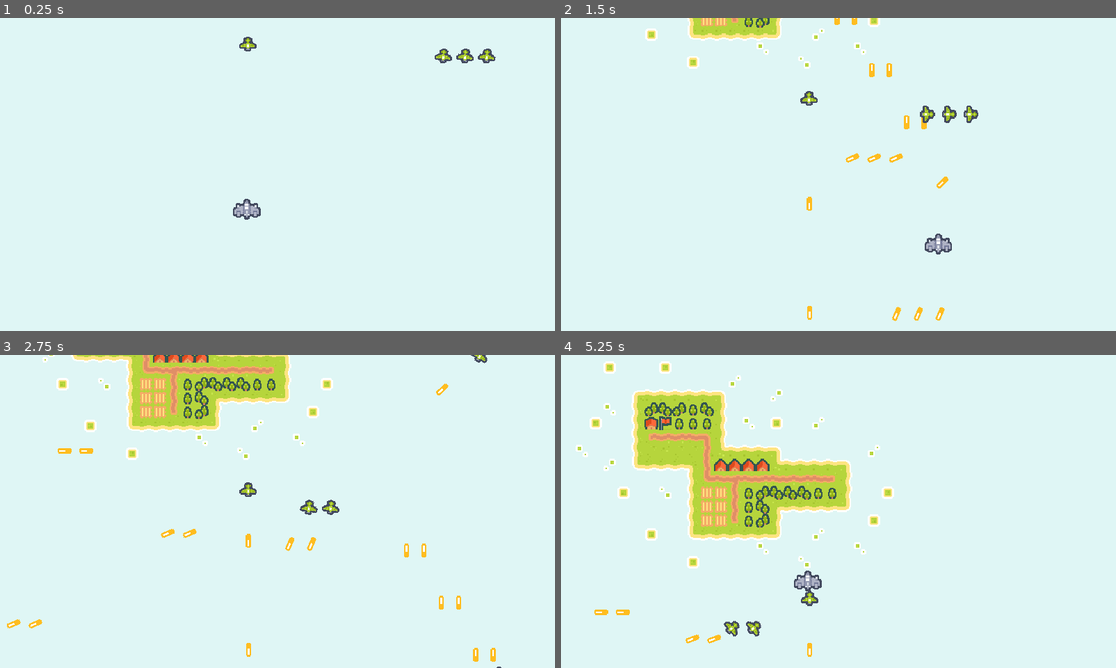
Above: before the commit, frames 1-4 (two rows, left to right).
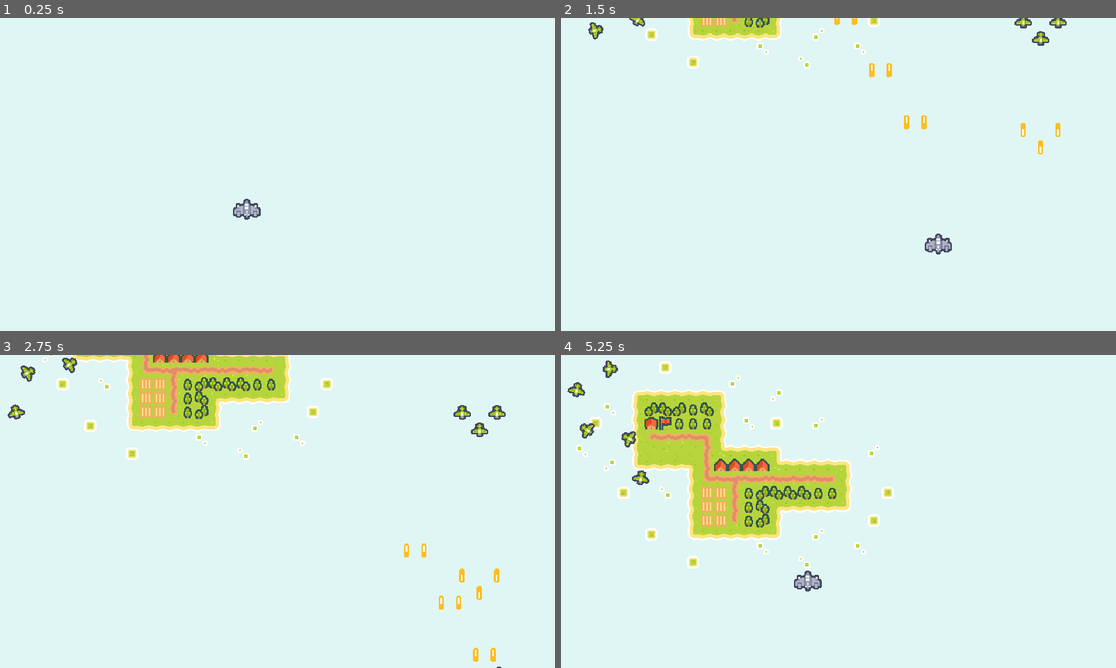
Above: after the commit, the same moments.

Repository: Trouperton/PIXELWINGS
Game: Godot game, scene res://Scenes/Test Scene.tscn
Same seed, same stepped clock (60 frames per second), same inputs: the game is played once before the commit and once after it. Sound files missing from this copy of the repository are replaced by a short silence.
Inputs:
- Up to frame 1 (0.25 s): no input
- Up to frame 2 (1.5 s): tap Enter at 0.5 s; hold D (move_right) 0.53-1.28 s; hold Space (primary_fire) 0.53-1.28 s; hold S (move_down) from 1.28 s (still down); tap Space (primary_fire) at 1.35 s
- Up to frame 3 (2.75 s): release S (move_down) at 2.03 s; hold D (move_right) from 2.03 s (still down); hold Space (primary_fire) from 2.03 s (still down)
- Up to frame 4 (5.25 s): release D (move_right) at 2.78 s; release Space (primary_fire) at 2.78 s; hold W (move_up) 2.78-3.53 s; tap Space (primary_fire) at 2.85, 4.35 s; hold Space (primary_fire) 3.53-4.28 s; hold A (move_left) 3.53-5.03 s; hold S (move_down) from 5.03 s (still down); hold Space (primary_fire) from 5.03 s (still down)

The runs differ from the first frame. In frame 1, 0.4% of the frame differs, in the area x 43-90%, y 6-15%; in frame 2, 1.3%; in frame 3, 1.5%, in the area x 1-92%, y 0-97%; in frame 4, 1.0%.

Commit message:
Implemented a more proper version of formation script

Diff:
--- /dev/null
+++ b/Assets/curve_template.tres
@@ -0,0 +1,5 @@
+[gd_resource type="Curve" format=3 uid="uid://bjrft6fan4kgc"]
+
+[resource]
+min_value = -180.0
+max_value = 180.0
--- /dev/null
+++ b/Scenes/Formations/formation_green_3_slalom.tscn
@@ -0,0 +1,20 @@
+[gd_scene load_steps=4 format=3 uid="uid://cxtp7llnjwdri"]
+
+[ext_resource type="PackedScene" uid="uid://bvwcr4hf5luic" path="res://Scenes/Formations/formation_template.tscn" id="1_b675m"]
+[ext_resource type="PackedScene" uid="uid://duuotivaehrtv" path="res://Scenes/Prefabs/Ships/enemy_green_3.tscn" id="2_msloh"]
+
+[sub_resource type="Curve" id="Curve_ewe5m"]
+min_value = -90.0
+max_value = 90.0
+_data = [Vector2(0, 0), 0.0, 0.0, 0, 0, Vector2(0.25, 90), 0.0, 0.0, 0, 0, Vector2(0.5, 0), 0.0, 0.0, 0, 0, Vector2(0.75, -90), 0.0, 0.0, 0, 0, Vector2(1, 0), 0.0, 0.0, 0, 0]
+point_count = 5
+
+[node name="Formation Green 3 Slalom" instance=ExtResource("1_b675m")]
+spawns_waves = true
+waves_of_ships = 5
+ships_shoot = false
+ship_to_spawn = ExtResource("2_msloh")
+seconds_to_finish_curve = 5.0
+path_curve = SubResource("Curve_ewe5m")
+
+[node name="Enemy" parent="." index="0" instance=ExtResource("2_msloh")]
--- /dev/null
+++ b/Scenes/Formations/formation_green_3_vic_3.tscn
@@ -0,0 +1,19 @@
+[gd_scene load_steps=4 format=3 uid="uid://bu0unb8njjijf"]
+
+[ext_resource type="PackedScene" uid="uid://bvwcr4hf5luic" path="res://Scenes/Formations/formation_template.tscn" id="1_1qpqf"]
+[ext_resource type="PackedScene" uid="uid://duuotivaehrtv" path="res://Scenes/Prefabs/Ships/enemy_green_3.tscn" id="2_r7d75"]
+
+[sub_resource type="Curve" id="Curve_hkcfl"]
+min_value = -180.0
+max_value = 180.0
+
+[node name="Formation Green 3 Vic 3" instance=ExtResource("1_1qpqf")]
+path_curve = SubResource("Curve_hkcfl")
+
+[node name="Enemy Green Small" parent="." index="0" instance=ExtResource("2_r7d75")]
+
+[node name="Enemy Green Small2" parent="." index="1" instance=ExtResource("2_r7d75")]
+position = Vector2(20, 20)
+
+[node name="Enemy Green Small3" parent="." index="2" instance=ExtResource("2_r7d75")]
+position = Vector2(-20, 20)
--- a/Scenes/Prefabs/formation_template.tscn
+++ b/Scenes/Formations/formation_template.tscn
@@ -4,3 +4,10 @@
 
 [node name="Formation" type="Node2D"]
 script = ExtResource("1_4uepw")
+
+[node name="Deploy Timer" type="Timer" parent="."]
+wait_time = 0.001
+one_shot = true
+autostart = true
+
+[connection signal="timeout" from="Deploy Timer" to="." method="_on_deploy_timer_timeout"]
--- a/Scenes/Prefabs/Ships/Enemy.tscn
+++ /dev/null
@@ -1,45 +0,0 @@
-[gd_scene load_steps=7 format=3 uid="uid://duuotivaehrtv"]
-
-[ext_resource type="Script" path="res://Scripts/base_enemy.gd" id="1_b14oe"]
-[ext_resource type="Texture2D" uid="uid://d06rpi4mc8wsi" path="res://Assets/Sprites/Ships/Green/Ship_Green_3.tres" id="2_h4ve8"]
-[ext_resource type="PackedScene" uid="uid://r6wjdi3pxouw" path="res://Scenes/Prefabs/Projectiles/Bullet.tscn" id="2_wh8ol"]
-[ext_resource type="AudioStream" uid="uid://cd6wie04v07gs" path="res://Assets/Sound/Retro Explosion Short 01.wav" id="4_kqaou"]
-
-[sub_resource type="Curve" id="Curve_skrrd"]
-min_value = -90.0
-max_value = 90.0
-_data = [Vector2(0, 0), 0.0, 0.0, 0, 0, Vector2(1, 0), 0.0, 0.0, 0, 0]
-point_count = 2
-
-[sub_resource type="CapsuleShape2D" id="CapsuleShape2D_yyeu4"]
-radius = 7.0
-height = 20.0
-
-[node name="Enemy" type="Area2D" node_paths=PackedStringArray("barrels") groups=["Enemy"]]
-script = ExtResource("1_b14oe")
-path_curve = SubResource("Curve_skrrd")
-health = 10
-move_speed = 100.0
-primary_fire_projectile = ExtResource("2_wh8ol")
-barrels = [NodePath("Sprite2D/Barrel1")]
-
-[node name="Sprite2D" type="Sprite2D" parent="."]
-texture = ExtResource("2_h4ve8")
-
-[node name="Barrel1" type="Node2D" parent="Sprite2D"]
-
-[node name="CollisionShape2D" type="CollisionShape2D" parent="."]
-rotation = 1.5708
-shape = SubResource("CapsuleShape2D_yyeu4")
-
-[node name="DeathAudioStreamPlayer2D" type="AudioStreamPlayer2D" parent="."]
-stream = ExtResource("4_kqaou")
-volume_db = 2.0
-
-[node name="PrimaryFireCooldownTimer" type="Timer" parent="."]
-wait_time = 0.5
-autostart = true
-
-[connection signal="area_entered" from="." to="." method="_on_area_entered"]
-[connection signal="finished" from="DeathAudioStreamPlayer2D" to="." method="_on_death_audio_stream_player_2d_finished"]
-[connection signal="timeout" from="PrimaryFireCooldownTimer" to="." method="_on_primary_fire_cooldown_timer_timeout"]
--- a/Scenes/Prefabs/Ships/Player.tscn
+++ b/Scenes/Prefabs/Ships/Player.tscn
@@ -1,9 +1,8 @@
-[gd_scene load_steps=6 format=3 uid="uid://b1x50rpfnfopc"]
+[gd_scene load_steps=5 format=3 uid="uid://b1x50rpfnfopc"]
 
 [ext_resource type="Script" path="res://Scripts/player_ship.gd" id="1_oevpn"]
 [ext_resource type="PackedScene" uid="uid://r6wjdi3pxouw" path="res://Scenes/Prefabs/Projectiles/Bullet.tscn" id="2_188fx"]
 [ext_resource type="Texture2D" uid="uid://b2m15a3h3y8ac" path="res://Assets/Sprites/Ships/Green/Ship_Green_G1.tres" id="3_rflij"]
-[ext_resource type="AudioStream" uid="uid://cd6wie04v07gs" path="res://Assets/Sound/Retro Explosion Short 01.wav" id="4_lstvy"]
 
 [sub_resource type="CapsuleShape2D" id="CapsuleShape2D_yyeu4"]
 radius = 9.0
@@ -27,14 +26,8 @@
 rotation = 1.5708
 shape = SubResource("CapsuleShape2D_yyeu4")
 
-[node name="DeathAudioStreamPlayer2D" type="AudioStreamPlayer2D" parent="."]
-rotation = 1.5708
-stream = ExtResource("4_lstvy")
-volume_db = 2.0
-
 [node name="PrimaryFireCooldownTimer" type="Timer" parent="."]
 wait_time = 0.2
 
 [connection signal="area_entered" from="." to="." method="_on_area_entered"]
-[connection signal="finished" from="DeathAudioStreamPlayer2D" to="." method="_on_death_audio_stream_player_2d_finished"]
 [connection signal="timeout" from="PrimaryFireCooldownTimer" to="." method="_on_primary_fire_cooldown_timer_timeout"]
--- /dev/null
+++ b/Scenes/Prefabs/Ships/enemy_green_3.tscn
@@ -0,0 +1,38 @@
+[gd_scene load_steps=6 format=3 uid="uid://duuotivaehrtv"]
+
+[ext_resource type="Script" path="res://Scripts/base_enemy.gd" id="1_gx4ut"]
+[ext_resource type="PackedScene" uid="uid://r6wjdi3pxouw" path="res://Scenes/Prefabs/Projectiles/Bullet.tscn" id="2_x53gp"]
+[ext_resource type="Texture2D" uid="uid://d06rpi4mc8wsi" path="res://Assets/Sprites/Ships/Green/Ship_Green_3.tres" id="3_7csti"]
+
+[sub_resource type="Curve" id="Curve_skrrd"]
+min_value = -90.0
+max_value = 90.0
+_data = [Vector2(0, 0), 0.0, 0.0, 0, 0, Vector2(1, 0), 0.0, 0.0, 0, 0]
+point_count = 2
+
+[sub_resource type="CapsuleShape2D" id="CapsuleShape2D_yyeu4"]
+radius = 7.0
+height = 20.0
+
+[node name="Enemy Green Small" type="Area2D" node_paths=PackedStringArray("barrels") groups=["Enemy"]]
+script = ExtResource("1_gx4ut")
+path_curve = SubResource("Curve_skrrd")
+health = 10
+move_speed = 50.0
+primary_fire_projectile = ExtResource("2_x53gp")
+barrels = [NodePath("Sprite2D/Barrel1")]
+
+[node name="Sprite2D" type="Sprite2D" parent="."]
+texture = ExtResource("3_7csti")
+
+[node name="Barrel1" type="Node2D" parent="Sprite2D"]
+
+[node name="CollisionShape2D" type="CollisionShape2D" parent="."]
+rotation = 1.5708
+shape = SubResource("CapsuleShape2D_yyeu4")
+
+[node name="PrimaryFireCooldownTimer" type="Timer" parent="."]
+autostart = true
+
+[connection signal="area_entered" from="." to="." method="_on_area_entered"]
+[connection signal="timeout" from="PrimaryFireCooldownTimer" to="." method="_on_primary_fire_cooldown_timer_timeout"]
--- a/Scenes/Prefabs/formation_test.tscn
+++ /dev/null
@@ -1,22 +0,0 @@
-[gd_scene load_steps=4 format=3 uid="uid://dlj2mf8v7y24b"]
-
-[ext_resource type="PackedScene" uid="uid://bvwcr4hf5luic" path="res://Scenes/Prefabs/formation_template.tscn" id="1_3nnp8"]
-[ext_resource type="PackedScene" uid="uid://duuotivaehrtv" path="res://Scenes/Prefabs/Ships/Enemy.tscn" id="2_bqm68"]
-
-[sub_resource type="Curve" id="Curve_oridx"]
-min_value = -90.0
-max_value = 90.0
-_data = [Vector2(0, 0), 0.0, 0.0, 0, 0, Vector2(0.5, 90), 0.0, 0.0, 0, 0, Vector2(1, 0), 0.0, 0.0, 0, 0]
-point_count = 3
-
-[node name="Formation" instance=ExtResource("1_3nnp8")]
-seconds_to_finish_curve = 3.0
-path_curve = SubResource("Curve_oridx")
-
-[node name="Enemy" parent="." index="0" instance=ExtResource("2_bqm68")]
-
-[node name="Enemy2" parent="." index="1" instance=ExtResource("2_bqm68")]
-position = Vector2(-25, 0)
-
-[node name="Enemy3" parent="." index="2" instance=ExtResource("2_bqm68")]
-position = Vector2(25, 0)
--- a/Scenes/Test Scene.tscn
+++ b/Scenes/Test Scene.tscn
@@ -1,16 +1,10 @@
-[gd_scene load_steps=7 format=4 uid="uid://duayu5ksdqvt6"]
+[gd_scene load_steps=6 format=4 uid="uid://duayu5ksdqvt6"]
 
 [ext_resource type="PackedScene" uid="uid://b1x50rpfnfopc" path="res://Scenes/Prefabs/Ships/Player.tscn" id="1_njrs5"]
 [ext_resource type="TileSet" uid="uid://b04hr28t258rx" path="res://Assets/Terrain Tile Set.tres" id="1_xd7t4"]
 [ext_resource type="Script" path="res://Scripts/Island_Movement.gd" id="2_5cmm2"]
-[ext_resource type="PackedScene" uid="uid://duuotivaehrtv" path="res://Scenes/Prefabs/Ships/Enemy.tscn" id="4_j5xx6"]
-[ext_resource type="PackedScene" uid="uid://dlj2mf8v7y24b" path="res://Scenes/Prefabs/formation_test.tscn" id="5_2csu3"]
-
-[sub_resource type="Curve" id="Curve_uyutq"]
-min_value = -90.0
-max_value = 90.0
-_data = [Vector2(0, 0), 0.0, 0.0, 0, 0, Vector2(0.5, 90), 0.0, 0.0, 0, 0, Vector2(1, 0), 0.0, 0.0, 0, 0]
-point_count = 3
+[ext_resource type="PackedScene" uid="uid://bu0unb8njjijf" path="res://Scenes/Formations/formation_green_3_vic_3.tscn" id="5_wmbhd"]
+[ext_resource type="PackedScene" uid="uid://cxtp7llnjwdri" path="res://Scenes/Formations/formation_green_3_slalom.tscn" id="6_som7n"]
 
 [node name="Main" type="Node2D"]
 
@@ -27,19 +21,11 @@
 [node name="Player" parent="." instance=ExtResource("1_njrs5")]
 position = Vector2(284, 220)
 
-[node name="Enemy" parent="." instance=ExtResource("4_j5xx6")]
-position = Vector2(666, -36)
-rotation = -2.73999
-seconds_to_finish_curve = 3.0
-path_curve = SubResource("Curve_uyutq")
-move_speed = 50.0
+[node name="Formation Green 3 Slalom" parent="." instance=ExtResource("6_som7n")]
+position = Vector2(93, -22)
+rotation = -3.14159
+waves_of_ships = 10
 
-[node name="Enemy2" parent="." instance=ExtResource("4_j5xx6")]
-position = Vector2(285, 18)
-rotation = 3.13916
-loop_curve = false
-move_speed = 50.0
-
-[node name="Formation" parent="." instance=ExtResource("5_2csu3")]
-position = Vector2(536, 19)
-rotation = 3.14159
+[node name="Formation Green 3 Vic 3" parent="." instance=ExtResource("5_wmbhd")]
+position = Vector2(552, -51)
+rotation = -3.14159
--- a/Scripts/base_damageable_object.gd
+++ b/Scripts/base_damageable_object.gd
@@ -30,16 +30,16 @@
 	# Main damage()
 	health -= damage_dealt
 	if health < 1:
-		set_deferred("monitoring", false)
-		$DeathAudioStreamPlayer2D.play()
 		despawn()
 
 func despawn():
 	# Local Variables
 
 	# Main despawn()
+	set_deferred("monitoring", false)
 	visible = false
 	$PrimaryFireCooldownTimer.stop()
+	queue_free()
 
 func _on_area_entered(area: Area2D) -> void:
 	# Local Variables
@@ -48,6 +48,3 @@
 	if area.is_in_group("Projectile") and not area.is_in_group(get_groups()[0]):
 		damage(area.damage)
 		area.despawn()
-
-func _on_death_audio_stream_player_2d_finished() -> void:
-	queue_free()
--- a/Scripts/base_enemy.gd
+++ b/Scripts/base_enemy.gd
@@ -17,14 +17,15 @@
 	# Local Variables
 
 	# Main _ready()
-	initial_rotation = rotation_degrees
+	initial_rotation = global_rotation_degrees
 
 func _process(delta: float) -> void:
 	# Local Variables
 
 	# Main _process()
 	#print(test_curve.sample(curve_counter))
-	rotation_degrees = initial_rotation + path_curve.sample(curve_counter)
+	global_rotation_degrees = initial_rotation + path_curve.sample(curve_counter)
+
 	if curve_counter < 1:
 		curve_counter += delta / seconds_to_finish_curve
 	elif curve_counter > 1 and loop_curve:
@@ -44,7 +45,7 @@
 	# Main movement()
 	## This portion of the code calculates the movement direction vector
 	## based on the rotation of the bullet object
-	move_direction.x = cos((90 - rotation_degrees) * 3.14 / 180)
-	move_direction.y = -(cos(rotation_degrees * 3.14 / 180))
+	move_direction.x = cos((90 - global_rotation_degrees) * 3.14 / 180)
+	move_direction.y = -(cos(global_rotation_degrees * 3.14 / 180))
 
-	position += move_direction * move_speed * delta
+	global_position += move_direction * move_speed * delta
--- a/Scripts/formation_spawner.gd
+++ b/Scripts/formation_spawner.gd
@@ -1,20 +1,85 @@
 extends Node2D
 
+@export_category("Formation Type")
+@export var spawns_waves: bool = false
+@export var time_between_waves: float = 1
+@export var waves_of_ships: int = 1
+@export var ships_shoot: bool = true
+@export var ship_to_spawn: PackedScene
+
+@export_category("Movement Pattern")
 @export var seconds_to_finish_curve: float = 1
 @export var loop_curve: bool = true
 @export var path_curve: Curve
 
-var ships: Array[Node]
-var formation_reparent_node: Node
+var child_ships: Array[Node]
+var reparent_node: Node
+var wave_counter: int = 0
+var wave_spawn_positions: Array[Vector2]
+var wave_spawn_rotations: Array[float]
 
 func _ready() -> void:
-	print(ships)
-	ships = get_children()
-	ships.erase($"Despawn Timer")
-	formation_reparent_node = get_parent()
-	print(formation_reparent_node)
-	print(ships)
-	for instance in ships:
-		instance.seconds_to_finish_curve = seconds_to_finish_curve
-		instance.loop_curve = loop_curve
-		instance.path_curve = path_curve
+	# Local Variables
+
+	# Main _ready()
+	print("F ready")
+	reparent_node = get_parent()
+	get_children_except($"Deploy Timer")
+	if spawns_waves:
+		$"Deploy Timer".one_shot = false
+		$"Deploy Timer".wait_time = time_between_waves
+		for i in child_ships:
+			wave_spawn_positions.append(i.global_position)
+			wave_spawn_rotations.append(i.global_rotation_degrees)
+
+
+
+func _on_deploy_timer_timeout() -> void:
+	# Local Variables
+
+	# Main _on_deploy_timer_timeout()
+	if child_ships.is_empty():
+		#child_ships = get_children()
+		#child_ships.erase($"Deploy Timer")
+		for i in wave_spawn_positions.size():
+			var spawned_ship = ship_to_spawn.instantiate()
+
+			add_child(spawned_ship)
+			spawned_ship.global_position = wave_spawn_positions[i]
+			spawned_ship.global_rotation_degrees = wave_spawn_rotations[i]
+		get_children_except($"Deploy Timer")
+
+	deploy_ships_from_formation()
+	wave_counter += 1
+	#for i in child_ships:
+		#i.seconds_to_finish_curve = seconds_to_finish_curve
+		#i.loop_curve = loop_curve
+		#i.path_curve = path_curve
+	#
+	#for i in child_ships:
+		#i.reparent(reparent_node)
+	if not spawns_waves or wave_counter >= waves_of_ships:
+		queue_free()
+
+## Gets all the children of the node and removes the target node from the array
+func get_children_except(target_node) -> void:
+	# Local Variables
+
+	# Main get_children_except()
+	child_ships = get_children()
+	child_ships.erase(target_node)
+
+## Assigns variables intended for the ships from the formation node to the child
+## ships and then reparents them to the parent of the formation.
+## Also clears the child_ships array.
+func deploy_ships_from_formation() -> void:
+	# Local Variables
+
+	# Main deploy_ships_from_formation()
+	for i in child_ships:
+		i.seconds_to_finish_curve = seconds_to_finish_curve
+		i.loop_curve = loop_curve
+		i.path_curve = path_curve
+		i.get_node("PrimaryFireCooldownTimer").paused = !ships_shoot
+		i.reparent(reparent_node)
+	child_ships.clear()
